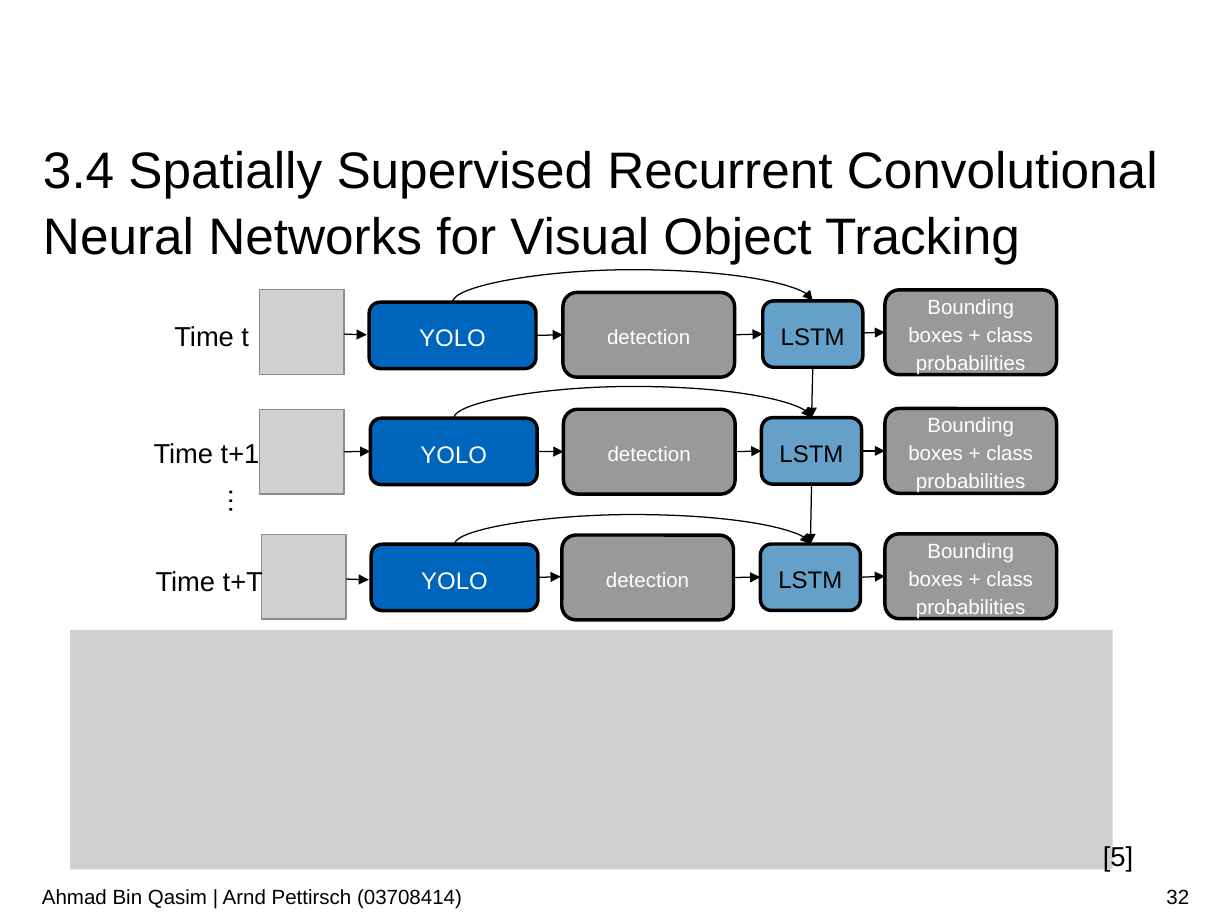
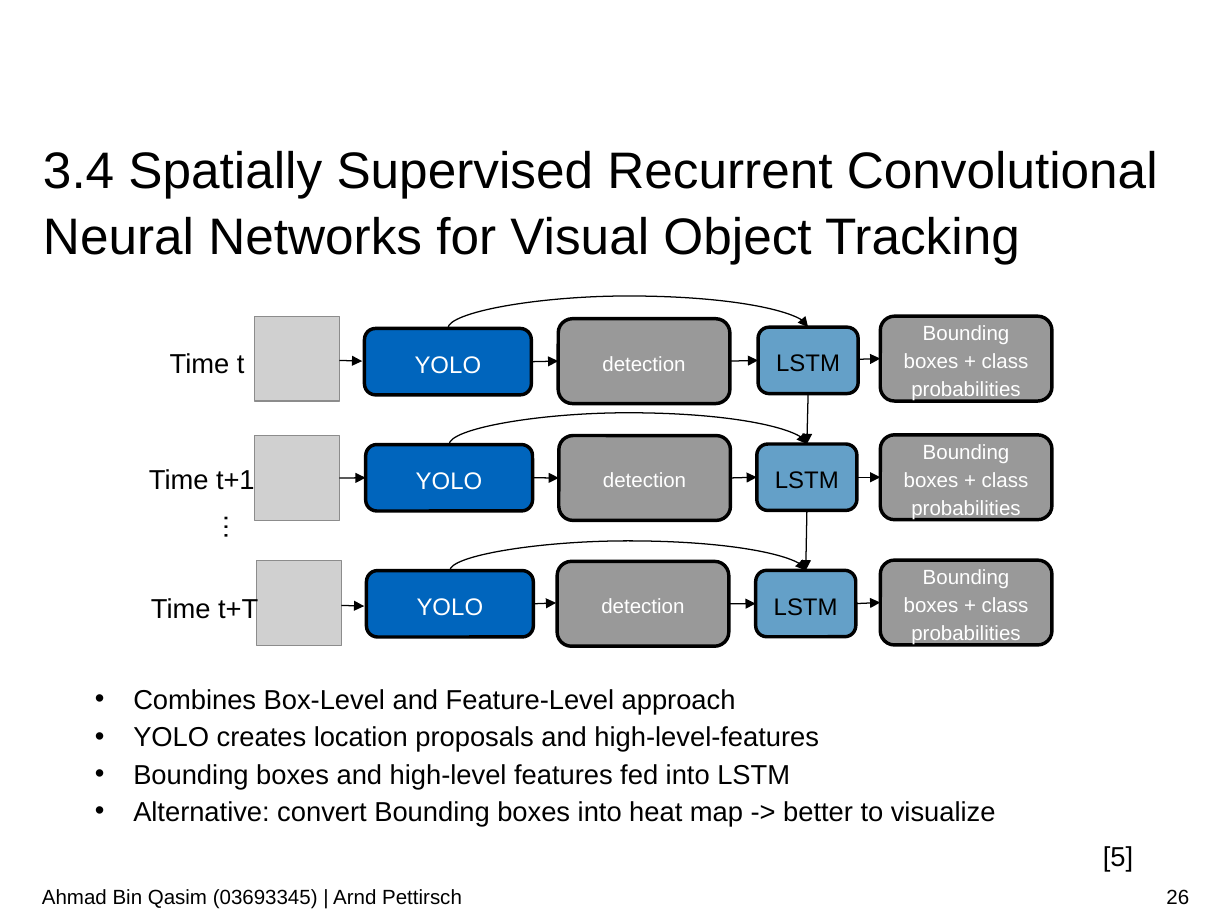
Before and after one commit to AhmadQasim/rnn-for-object-detection, a slide deck: slide 26 of Presentation/Recurrent_Neural_Networks_for_Object_Detection_Bin_Qasim_Pettirsch.pptx (slide 32 before the commit). Drawn at 1232x924 pixels with LibreOffice and Linux fonts; fonts in the diff are those of the drawing; grey boxes stand for pictures; background and template pictures are left out. Boxes give left, top, right and bottom in pixels: in the first picture for what was removed or moved away, otherwise in the second. Text is boxed around its words. In the diff, an @@ line names an element or a change of style, - is before the commit and + after.

```diff
--- a/Presentation/Recurrent_Neural_Networks_for_Object_Detection_Bin_Qasim_Pettirsch.pptx
+++ b/Presentation/Recurrent_Neural_Networks_for_Object_Detection_Bin_Qasim_Pettirsch.pptx
@@ 14 arrows, 11 rounded rectangles, 4 texts, 3 pictures, 3 curved arrows: place and size @@
-14 arrows, 11 rounded rectangles, 4 texts, 3 pictures, 3 curved arrows at [154, 270, 1056, 620]
+14 arrows, 11 rounded rectangles, 4 texts, 3 pictures, 3 curved arrows at [149, 297, 1052, 647]
@@ rounded rectangle "Bounding boxes + class probabilities": place and size @@
-rounded rectangle "Bounding boxes + class probabilities" at [885, 533, 1056, 618]
+rounded rectangle "Bounding boxes + class probabilities" at [881, 561, 1052, 646]
@@ picture removed at [70, 630, 1112, 869] @@
@@ text added at [133, 689, 996, 827], 16 pt, text #000000 @@
+• Combines Box-Level and Feature-Level approach
+• YOLO creates location proposals and high-level-features
+• Bounding boxes and high-level features fed into LSTM
+• Alternative: convert Bounding boxes into heat map -> better to visualize
@@ text at [42, 889, 462, 909]: text changed @@
-Ahmad Bin Qasim | Arnd Pettirsch (03708414)
+Ahmad Bin Qasim (03693345) | Arnd Pettirsch
@@ page number at [1166, 889, 1189, 905]: text changed @@
-32
+26
```
Also in this commit, not shown: 52 other slides changed, 2 slides added, 1 other file.
